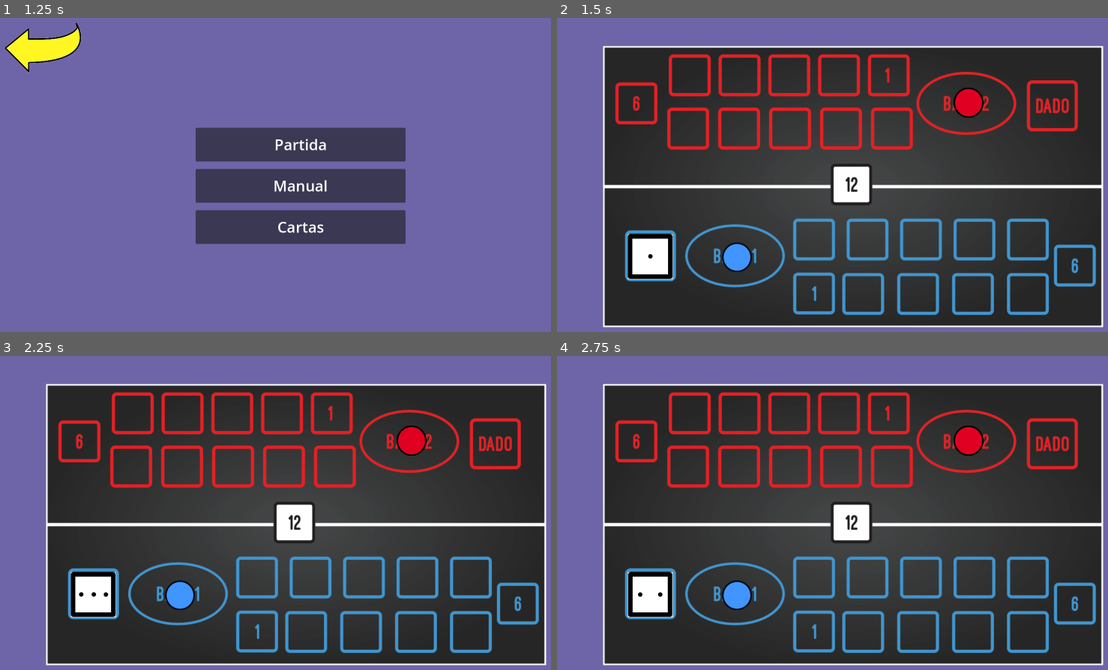
Above: before the commit, frames 1-4 (two rows, left to right).
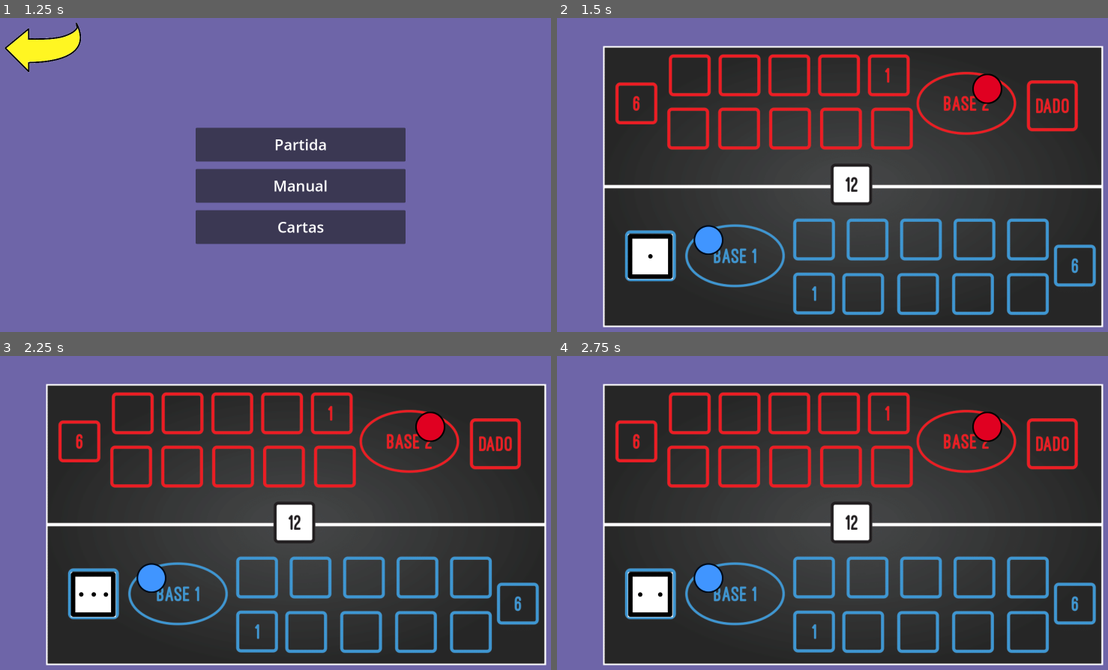
Above: after the commit, the same moments.

Repository: AceSkyes/projetotg_jogodetabuleiro
Game: Godot game, scene res://Cenas/MenuInicial.tscn
Same seed, same stepped clock (60 frames per second), same inputs: the game is played once before the commit and once after it.
Inputs (mouse positions are in pixels of both pictures, inside the frame that each line leads up to):
- Up to frame 1 (1.25 s): click (297, 187) at 0.5 s
- Up to frame 2 (1.5 s): click "Partida" at 1.25 s
- Up to frame 3 (2.25 s): tap Enter (ui_accept) at 2 s
- Up to frame 4 (2.75 s): tap Enter (ui_accept) at 2.27 s

Frame 1 is identical in both runs. In frame 2, 1.6% of the frame differs, in the area x 24-81%, y 17-81%; in frame 3, 1.6%; in frame 4, 1.6%.

Commit message:
Movimentação
Agora as peças esperam para que o tween finalize antes que o resto seja executado

Diff:
--- a/Cenas/dado.tscn
+++ b/Cenas/dado.tscn
@@ -2,6 +2,21 @@
 
 [ext_resource type="Texture2D" uid="uid://bdolqgcn375sm" path="res://Recursos/Imagens/dado.png" id="1_q8uet"]
 [ext_resource type="Script" path="res://Cenas/dado.gd" id="2_hpwqb"]
+
+[sub_resource type="Animation" id="Animation_fryib"]
+length = 0.001
+tracks/0/type = "value"
+tracks/0/imported = false
+tracks/0/enabled = true
+tracks/0/path = NodePath(".:frame")
+tracks/0/interp = 1
+tracks/0/loop_wrap = true
+tracks/0/keys = {
+"times": PackedFloat32Array(0),
+"transitions": PackedFloat32Array(1),
+"update": 1,
+"values": [0]
+}
 
 [sub_resource type="Animation" id="Animation_km4sw"]
 resource_name = "Rolagem"
@@ -19,21 +34,6 @@
 "transitions": PackedFloat32Array(1, 1, 1, 1, 1, 1),
 "update": 1,
 "values": [0, 1, 2, 3, 4, 5]
-}
-
-[sub_resource type="Animation" id="Animation_fryib"]
-length = 0.001
-tracks/0/type = "value"
-tracks/0/imported = false
-tracks/0/enabled = true
-tracks/0/path = NodePath(".:frame")
-tracks/0/interp = 1
-tracks/0/loop_wrap = true
-tracks/0/keys = {
-"times": PackedFloat32Array(0),
-"transitions": PackedFloat32Array(1),
-"update": 1,
-"values": [0]
 }
 
 [sub_resource type="Animation" id="Animation_pcy6p"]
--- a/Cenas/partida.tscn
+++ b/Cenas/partida.tscn
@@ -6,9 +6,11 @@
 [ext_resource type="PackedScene" uid="uid://bcepyh71cd44p" path="res://Cenas/dado.tscn" id="4_psekw"]
 [ext_resource type="PackedScene" uid="uid://bra2eh45egvdh" path="res://Cenas/jogadorvermelho.tscn" id="4_rvxjp"]
 
-[node name="Partida" type="Node2D" node_paths=PackedStringArray("campos")]
+[node name="Partida" type="Node2D" node_paths=PackedStringArray("campos", "peças1", "peças2")]
 script = ExtResource("1_x8d04")
 campos = [NodePath("BaseAzul"), NodePath("c1"), NodePath("c2"), NodePath("c3"), NodePath("c4"), NodePath("c5"), NodePat …(320 unchanged characters)…
+"peças1" = [NodePath("Node2D")]
+"peças2" = [NodePath("Node2D2")]
 
 [node name="ColorRect" type="ColorRect" parent="."]
 offset_right = 1600.0
@@ -23,49 +25,64 @@
 
 [node name="Node2D" parent="." instance=ExtResource("2_g3eys")]
 z_index = 2
-position = Vector2(571, 586)
+position = Vector2(483, 496)
 scale = Vector2(0.5, 0.5)
 
 [node name="Node2D2" parent="." instance=ExtResource("4_rvxjp")]
 z_index = 2
-position = Vector2(1040, 262)
+position = Vector2(1105, 403)
 scale = Vector2(0.5, 0.5)
 
 [node name="BaseAzul" type="Marker2D" parent="."]
-position = Vector2(490, 638)
+position = Vector2(414, 592)
+
+[node name="BaseAzul2" type="Marker2D" parent="."]
+position = Vector2(484, 590)
+
+[node name="BaseAzul3" type="Marker2D" parent="."]
+position = Vector2(557, 592)
+
+[node name="BaseAzul4" type="Marker2D" parent="."]
+position = Vector2(413, 661)
+
+[node name="BaseAzul5" type="Marker2D" parent="."]
+position = Vector2(482, 665)
+
+[node name="BaseAzul6" type="Marker2D" parent="."]
+position = Vector2(557, 669)
 
 [node name="c1" type="Marker2D" parent="."]
-position = Vector2(693, 737)
+position = Vector2(704, 736)
 
 [node name="c2" type="Marker2D" parent="."]
-position = Vector2(826, 737)
+position = Vector2(832, 736)
 
 [node name="c3" type="Marker2D" parent="."]
-position = Vector2(970, 739)
+position = Vector2(976, 736)
 
 [node name="c4" type="Marker2D" parent="."]
-position = Vector2(1123, 739)
+position = Vector2(1120, 736)
 
 [node name="c5" type="Marker2D" parent="."]
-position = Vector2(1263, 739)
+position = Vector2(1272, 744)
 
 [node name="c6" type="Marker2D" parent="."]
-position = Vector2(1394, 660)
+position = Vector2(1400, 664)
 
 [node name="c7" type="Marker2D" parent="."]
-position = Vector2(1265, 588)
+position = Vector2(1272, 592)
 
 [node name="c8" type="Marker2D" parent="."]
-position = Vector2(1125, 590)
+position = Vector2(1128, 592)
 
 [node name="c9" type="Marker2D" parent="."]
-position = Vector2(984, 593)
+position = Vector2(992, 592)
 
 [node name="c10" type="Marker2D" parent="."]
-position = Vector2(840, 596)
+position = Vector2(840, 592)
 
 [node name="c11" type="Marker2D" parent="."]
-position = Vector2(703, 592)
+position = Vector2(704, 592)
 
 [node name="c12" type="Marker2D" parent="."]
 position = Vector2(795, 446)
@@ -104,7 +121,22 @@
 position = Vector2(889, 148)
 
 [node name="BaseVermelha" type="Marker2D" parent="."]
-position = Vector2(1108, 226)
+position = Vector2(1158, 189)
+
+[node name="BaseVermelha2" type="Marker2D" parent="."]
+position = Vector2(1101, 189)
+
+[node name="BaseVermelha3" type="Marker2D" parent="."]
+position = Vector2(1040, 187)
+
+[node name="BaseVermelha4" type="Marker2D" parent="."]
+position = Vector2(1163, 251)
+
+[node name="BaseVermelha5" type="Marker2D" parent="."]
+position = Vector2(1100, 256)
+
+[node name="BaseVermelha6" type="Marker2D" parent="."]
+position = Vector2(1047, 244)
 
 [node name="Dado" parent="." instance=ExtResource("4_psekw")]
 position = Vector2(259, 637)
--- a/Scripts/partida.gd
+++ b/Scripts/partida.gd
@@ -5,9 +5,10 @@
 @onready var c1 : Marker2D = $c1
 @onready var dado := $Dado
 @export var campos : Array[Node]
+@export var peças1 : Array[Node]
+@export var peças2 : Array[Node]
 
 
-var mover = create_tween()
 var movp1 : int = 1
 var movp2 : int = 23
 var maxmov : int = 24
@@ -27,13 +28,14 @@
 func _on_dado_dado_rolado(ultimoval: Variant) -> void:
 	print(ultimoval)
 	if contaturno % 2 == 0:
-		await movimentop1(ultimoval)
+		movimentop1(ultimoval)
 	elif contaturno % 2 != 0:
-		await movimentop2(ultimoval)
+		movimentop2(ultimoval)
+
 
 func movimentop1(ultimoval) -> void:
+	ultimoval = 6
 	var mover = create_tween()
-
 	while ultimoval != 0:
 		if movp1 <= maxmov:
 			mover.tween_property(j1, "position", campos[movp1].position, 0.5)
@@ -42,15 +44,23 @@
 		else:
 			mover.tween_property(j1, "position", campos[maxmov].position, 0.5)
 			ultimoval = 0
+	await mover.finished
+	if j1.position == j2.position:
+				print("confirma pos1")
+				var moverbase = create_tween()
+				moverbase.tween_property(j2, "position", campos[maxmov].position, 0.5)
+				movp2 = 23
 	contaturno +=1
+	print(j1.position)
+	print(j2.position)
 	if movp1 >= maxmov:
-		await $Dado/AnimationPlayer
 		print("Jogador 1 Venceu")
 		get_tree().change_scene_to_file("res://Cenas/MenuPrincipal.tscn")
 
 
 func movimentop2(ultimoval) -> void:
 	var mover = create_tween()
+	ultimoval = 6
 	while ultimoval != 0:
 		if movp2 >= minmov:
 			mover.tween_property(j2, "position", campos[movp2].position, 0.5)
@@ -59,7 +69,15 @@
 		else:
 			mover.tween_property(j2, "position", campos[minmov].position, 0.5)
 			ultimoval = 0
+	await mover.finished
+	if j1.position == j2.position:
+				print("confirma pos2")
+				var moverbase = create_tween()
+				moverbase.tween_property(j1, "position", campos[minmov].position, 0.5)
+				movp1 = 1
 	contaturno +=1
+	print(j1.position)
+	print(j2.position)
 	if movp2 <= minmov:
 		print("jogador 2 Venceu")
 		get_tree().change_scene_to_file("res://Cenas/MenuPrincipal.tscn")
